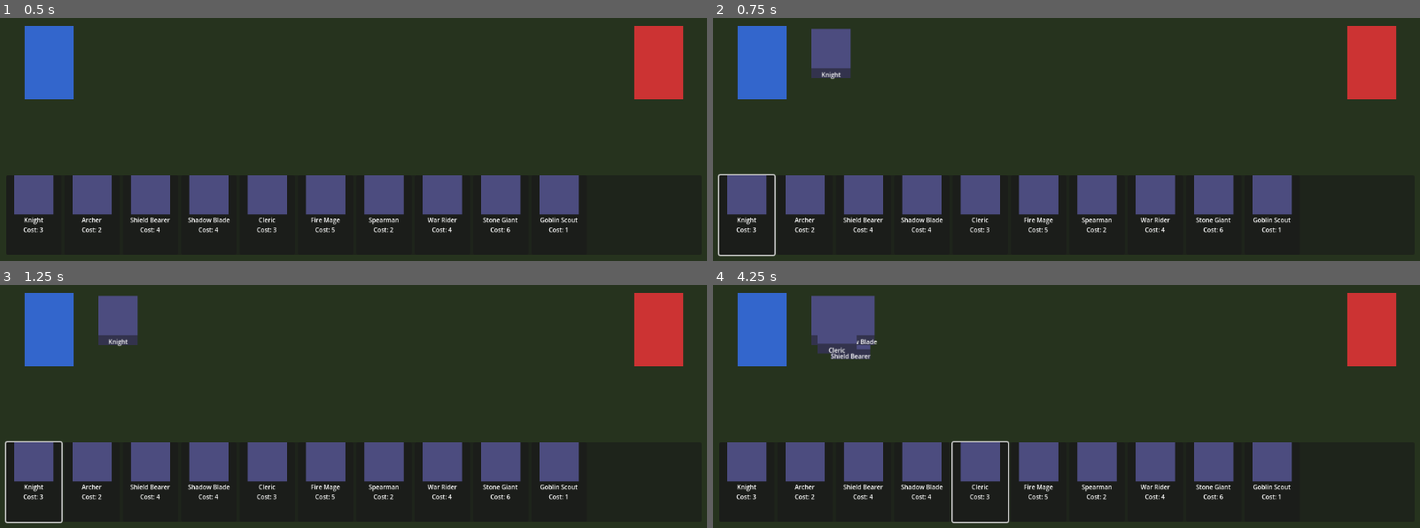
Above: before the commit, frames 1-4 (two rows, left to right).
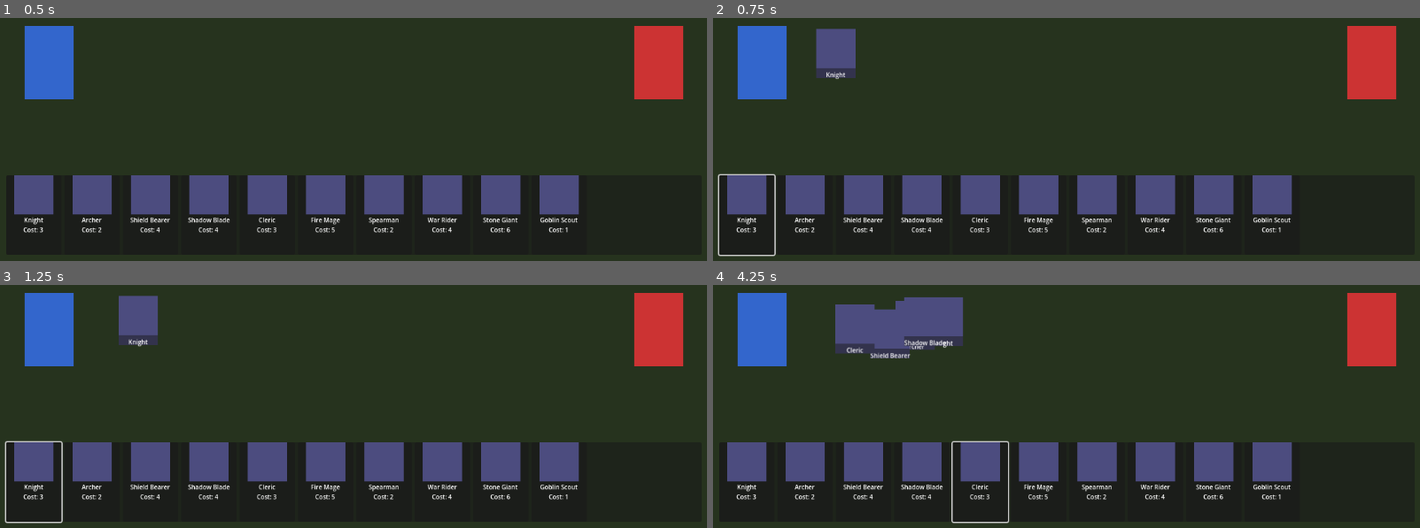
Above: after the commit, the same moments.

Repository: abertero/bellum-aetatum
Game: Godot game, scene res://scenes/battle_scene.tscn
Same seed, same stepped clock (60 frames per second), same inputs: the game is played once before the commit and once after it.
Inputs (mouse positions are in pixels of both pictures, inside the frame that each line leads up to):
- Up to frame 1 (0.5 s): no input
- Up to frame 2 (0.75 s): click (748, 214) at 0.52 s
- Up to frame 3 (1.25 s): no input
- Up to frame 4 (4.25 s): click (804, 481) at 1.27 s; click (861, 481) at 2.02 s; click (925, 481) at 2.77 s; click (981, 481) at 3.52 s

Frame 1 is identical in both runs. In frame 2, 0.4% of the frame differs, in the area x 13-21%, y 4-26%; in frame 3, 1.2%; in frame 4, 4.0%, in the area x 13-36%, y 4-31%.

Commit message:
Second milestone completed

Diff:
--- a/scripts/battle_scene.gd
+++ b/scripts/battle_scene.gd
@@ -141,7 +141,10 @@
 	var position := Vector2(float(spawn_pos["x"]), float(spawn_pos["y"]))
 	position += Vector2(randf_range(-20.0, 20.0), randf_range(-20.0, 20.0))
 
-	_spawn_manager.spawn_unit(card_data, position, _unit_container)
+	var target_pos: Dictionary = _stage_data["enemy_spawn_position"]
+	var target_position := Vector2(float(target_pos["x"]), float(target_pos["y"]))
+
+	_spawn_manager.spawn_unit(card_data, position, target_position, _unit_container)
 	print("BattleScene: spawned %s" % card_data.get("name", ""))
 
 
--- a/scripts/spawn_manager.gd
+++ b/scripts/spawn_manager.gd
@@ -8,9 +8,10 @@
 	_unit_scene = unit_scene
 
 
-func spawn_unit(card_data: Dictionary, spawn_position: Vector2, parent: Node) -> Unit:
+func spawn_unit(card_data: Dictionary, spawn_position: Vector2, target_position: Vector2, parent: Node) -> Unit:
 	var unit: Unit = _unit_scene.instantiate()
 	parent.add_child(unit)
 	unit.position = spawn_position
 	unit.initialize(card_data)
+	unit.configure_movement(target_position)
 	return unit
--- a/scripts/unit.gd
+++ b/scripts/unit.gd
@@ -6,6 +6,10 @@
 const IMAGE_HEIGHT: float = 64.0
 
 var _card_data: Dictionary
+var _speed: float = 0.0
+var _direction: Vector2 = Vector2.ZERO
+var _target_position: Vector2 = Vector2.ZERO
+var _has_reached_target: bool = false
 
 
 func _ready() -> void:
@@ -15,6 +19,39 @@
 func initialize(card_data: Dictionary) -> void:
 	_card_data = card_data
 	_apply_data()
+	_extract_movement_data()
+
+
+func configure_movement(target_position: Vector2) -> void:
+	_target_position = target_position
+	_calculate_direction()
+
+
+func _physics_process(delta: float) -> void:
+	if _has_reached_target:
+		return
+
+	_move(delta)
+	_check_arrival()
+	_debug_position()
+
+
+func _move(delta: float) -> void:
+	position += _direction * _speed * delta
+
+
+func _check_arrival() -> void:
+	var distance_to_target: float = position.distance_to(_target_position)
+	if distance_to_target < 2.0:
+		_has_reached_target = true
+		position = _target_position
+
+
+func _debug_position() -> void:
+	if Engine.is_editor_hint():
+		return
+	if int(position.x) % 100 == 0:
+		print("Unit %s position: %v" % [_card_data.get("name", ""), position])
 
 
 func _build_visual() -> void:
@@ -55,6 +92,20 @@
 		image.texture = _create_placeholder(Vector2(UNIT_WIDTH, IMAGE_HEIGHT), Color(0.3, 0.3, 0.5))
 
 
+func _extract_movement_data() -> void:
+	var stats: Dictionary = _card_data.get("stats", {})
+	_speed = float(stats.get("speed", 0))
+
+
+func _calculate_direction() -> void:
+	var diff: Vector2 = _target_position - position
+	if diff.length() > 0.0:
+		_direction = diff.normalized()
+	else:
+		_direction = Vector2.RIGHT
+		_has_reached_target = true
+
+
 func _create_placeholder(size: Vector2, color: Color) -> ImageTexture:
 	var img := Image.create(int(size.x), int(size.y), false, Image.FORMAT_RGBA8)
 	img.fill(color)
